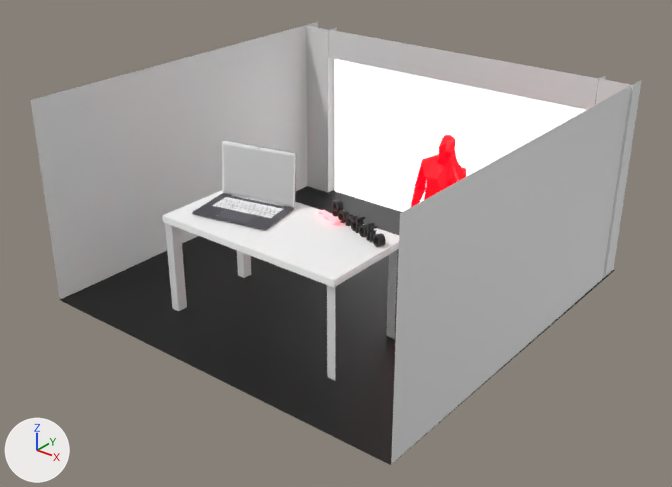
The glTF model static/comp.glb: old version first, new version second.
Rendered twice from a 50 mm lens placed at (5.09, -8.09, 4.46), pointed at (0.06, -1.81, 0.56). Arrows for +X, +Y and +Z are at lower left; the lights stay in place. Where no turn or scale is listed for an object, it has been applied to the vertices. Vertices at the same position are counted once.
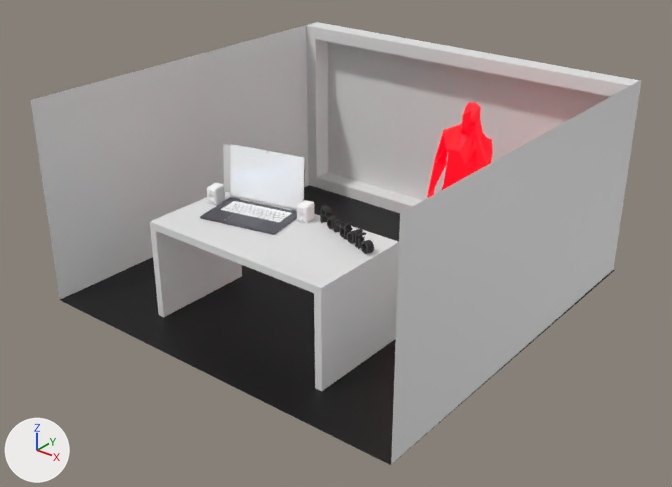
Edits to the bpy script that builds the scene:
```text
Change me_cube_001:
    remove me_cube_001.from_pydata(...)  # 6 vertices, 4 faces; spans x -0.17..0.18, y -0.28..-0.11, z -1.78..0.22
    remove me_cube_001.materials.append(mat_material_005)  # white #e7e7e7
    add me_cube_001.from_pydata(...)  # 14 vertices, 18 faces; spans x -1.98..1.96, y 0.19..0.42, z -1.0..1.0
    me_cube_001 part 2: the whole mesh is rebuilt
Change me_cube_002:
    where me_cube_002.from_pydata(...)  # 6 vertices, 4 faces; spans x -0.17..0.18, y -0.28..-0.11, z -1.78..0.22
    used by ob_cube_001; location = (1.832, 0.418, 0.234); rotation_euler = (0.0241, -3.138, -0.0252), in degrees (1.4, -180, -1.4)
    verts and faces of me_cube_002; kept vertices keep their numbers, new ones are numbered from 6
    remove me_cube_002.materials.append(mat_material_005)  # white #e7e7e7
    me_cube_002 part 4
    add delete_vertices([*range(0, 6)])  # with the faces that use them
    add verts[6] = (-1.84, 0.42, -0.86)  # pixel (328, 172)
    add verts[7] = (-1.84, 0.42, 0.86)
    add verts[8] = (1.83, 0.41, 0.86)
    add verts[9] = (1.83, 0.41, -0.86)
    add faces += [(7, 9, 8), (6, 9, 7)]
Change me_cube:
    remove me_cube.from_pydata(...)  # 6 vertices, 4 faces; spans x -0.044..0.044, y -0.053..0.053, z -0.991..-0.075
    remove me_cube.materials.append(mat_material_004)  # white #e7e7e7
    add me_cube.from_pydata(...)  # 16 vertices, 18 faces; spans x -1.0..1.0, y -0.061..1.0, z 0.016..1.0
    me_cube part 1: the whole mesh is rebuilt
Change me_text_004:
    used by ob_text_001; location = (0.1, -2.078, 0.983); rotation_euler = (1.529, 0.0, -0.356), in degrees (88, 0, -20)
    remove me_text_004.from_pydata(...)  # 632 vertices, 926 faces; spans x 0.003..0.306, y -0.001..0.041, z -0.03..0.03
    remove me_text_004.materials.append(mat_0057d0_001)  # white #ffffff
    add me_text_004.from_pydata(...)  # 316 vertices, 302 faces; spans x 0.048..5.126, y -0.009..0.691, z 0.0
    me_text_004 part 3: 632 vertices removed from x 0.003..0.306, y -0.001..0.041, z -0.03..0.03; 316 vertices added at x 0.048..5.126, y -0.009..0.691, z 0.0
Change ob_macbook_bottompart:
    ob_macbook_bottompart.location: (-0.422, -2.566, 1.038) -> (-0.316, -2.566, 1.026)
Remove ob_plane_001:
    ob_plane_001 = bpy.data.objects.new('Plane.001', me_plane_002)
Change ob_cube:
    ob_cube.location: (-1.807, 0.44, 1.792) -> (0.0, 0.0, 1.01)
Change ob_cube_001:
    ob_cube_001.rotation_euler: (0.0241, -3.138, -0.0252) -> (0.0, 0.0, 0.0)  # degrees (1.4, -180, -1.4) -> degrees (0, 0, 0)
    ob_cube_001.location: (1.832, 0.418, 0.234) -> (0.0, 0.0, 1.01)
Remove ob_cube_002:
    ob_cube_002 = bpy.data.objects.new('Cube.002', me_cube_004)
Change ob_man06_id154:
    ob_man06_id154.scale: (1.0, 1.0, 1.0) -> (1.13, 1.13, 1.13)
Change ob_cube_003:
    ob_cube_003.location: (-0.937, -2.058, 0.991) -> (0.0, -3.105, -0.01)
    ob_cube_003.scale: (1.0, 1.0, 1.0) -> (1.0, 1.0, 0.986)
Remove ob_cube_004:
    ob_cube_004 = bpy.data.objects.new('Cube.004', me_cube_003)
Remove ob_cube_005:
    ob_cube_005 = bpy.data.objects.new('Cube.005', me_cube_005)
Remove ob_cube_006:
    ob_cube_006 = bpy.data.objects.new('Cube.006', me_cube_006)
Remove ob_cube_007:
    ob_cube_007 = bpy.data.objects.new('Cube.007', me_cube_007)
Change ob_text:
    ob_text.location: (0.211, -2.025, 0.983) -> (0.211, -2.191, 0.983)
Change ob_text_001:
    ob_text_001.rotation_euler: (1.529, 0.0, -0.356) -> (0.0, 0.0, 0.0)  # degrees (88, 0, -20) -> degrees (0, 0, 0)
    ob_text_001.location: (0.1, -2.078, 0.983) -> (0.289, -3.129, 0.979)
    ob_text_001.scale: (1.0, 1.0, 1.0) -> (0.122, 0.122, 0.122)
Add ob_krkspeaker_l:
    ob_krkspeaker_l = bpy.data.objects.new('KRKSpeaker.L', me_cube_012)  # 3278 vertices, 6373 faces; spans x -0.068..0.068, y -0.084..0.076, z -0.082..0.084; in mat_speaker_yellow (white #ffffff), mat_speakerball (white #ffffff), mat_rubber (white #ffffff), mat_speaker_box_left (white #ffffff)
    ob_krkspeaker_l.location = (0.07, -2.254, 1.054)
Add ob_krkspeaker_r:
    ob_krkspeaker_r = bpy.data.objects.new('KRkSpeaker.R', me_cube_011)  # 3278 vertices, 6373 faces; spans x -0.066..0.066, y -0.084..0.075, z -0.082..0.084; in mat_speaker_box_right (white #ffffff), mat_speaker_yellow (white #ffffff), mat_speakerball (white #ffffff), mat_rubber (white #ffffff)
    ob_krkspeaker_r.location = (-0.86, -2.464, 1.054)
```

Where the change shows, as pixel boxes (x1, y1, x2, y2) in the pictures (672 x 487 px):
'Cube.001', reshaped, moved, turned
    before: (595, 76, 634, 278)
    after: (328, 42, 611, 200)
'Cube.003', reshaped, moved, rescaled
    before: (237, 251, 251, 278)
    after: (150, 192, 399, 391)
'Plane.001', deleted
    before: (334, 59, 586, 212)
'Cube', reshaped, moved
    before: (306, 26, 337, 192)
    after: (306, 22, 640, 213)
'Cube.007', deleted
    before: (162, 191, 399, 287)
'Cube.002', deleted
    before: (329, 30, 598, 110)
'macBook_BottomPart', moved
    before: (192, 140, 296, 230)
    after: (200, 144, 305, 235)
'Man06_ID154', rescaled
    before: (410, 135, 466, 208)
    after: (427, 102, 493, 198)
'Text', moved
    before: (332, 199, 386, 247)
    after: (320, 205, 374, 254)
'Cube.006', deleted
    before: (165, 223, 187, 311)
'Cube.004', deleted
    before: (327, 285, 335, 380)
'Cube.005', deleted
    before: (387, 250, 397, 338)
'KRKSpeaker.L', added
    after: (297, 200, 315, 223)
'KRkSpeaker.R', added
    after: (207, 183, 225, 205)
'Text.001', reshaped, moved, rescaled, turned
    before: (318, 210, 341, 226)
    after: (260, 258, 321, 283)
'macScreen', unchanged, covered by the edit
    before: (223, 144, 294, 205)
    after: (223, 144, 230, 193)
